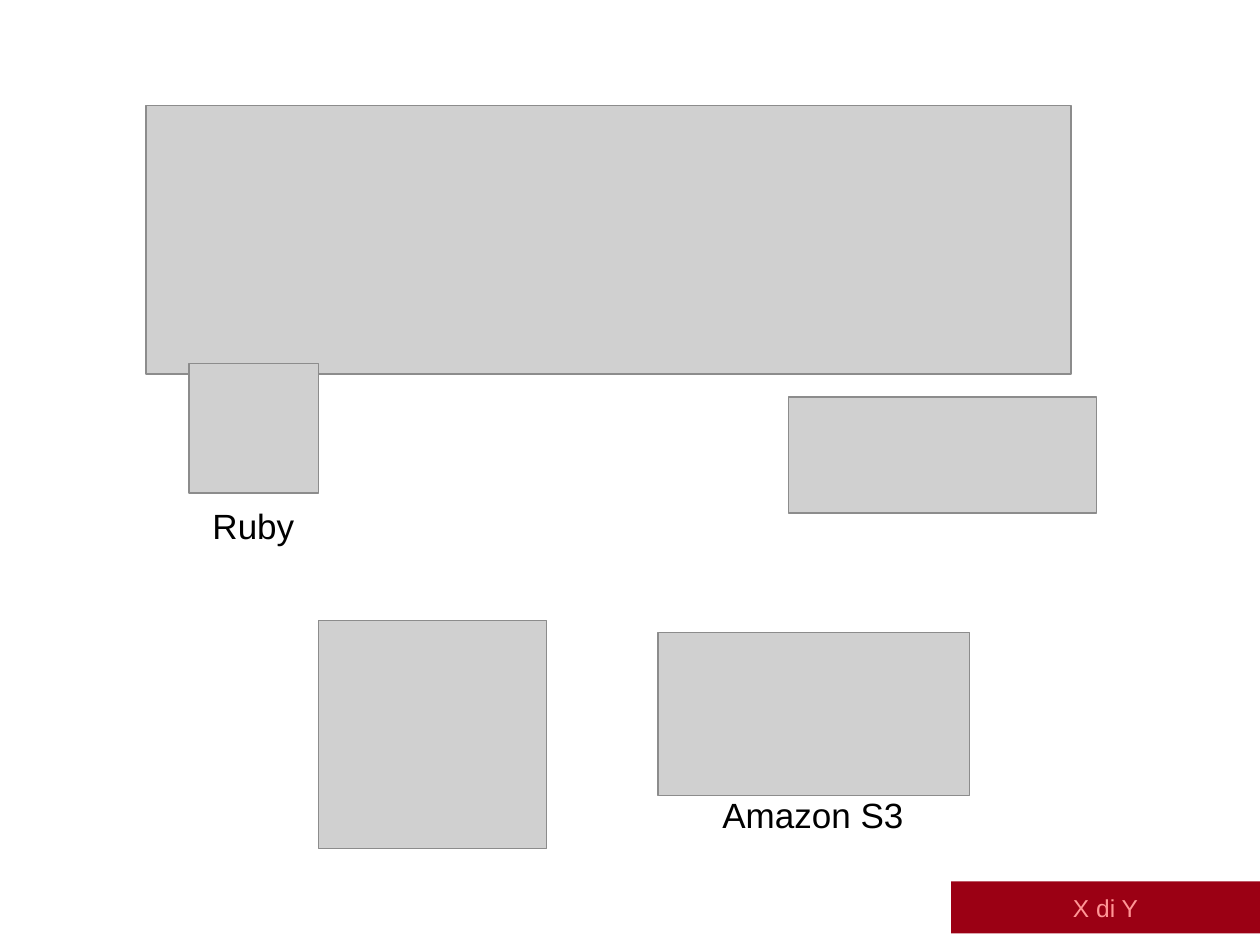
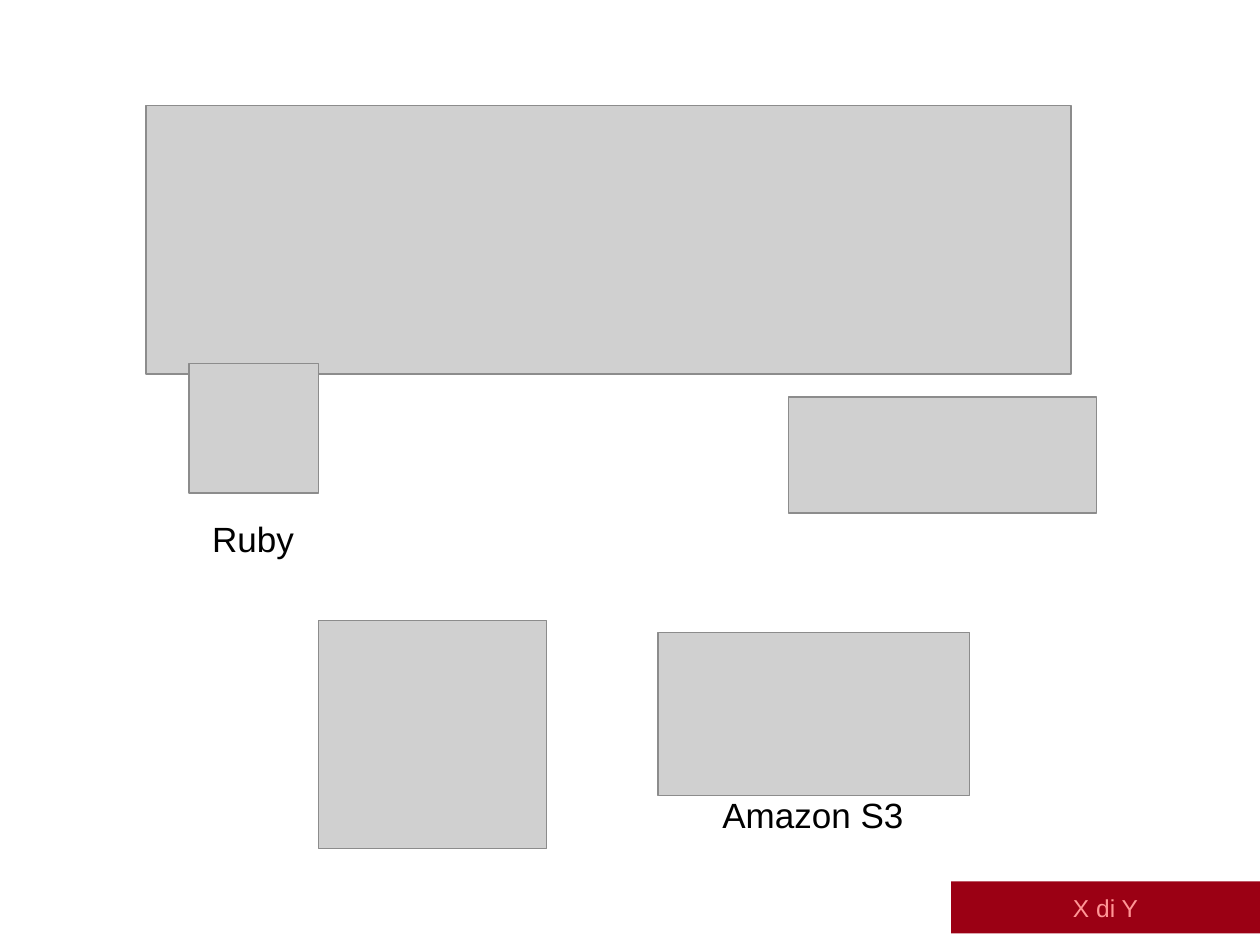
Before and after one commit to albertolazari/tesi, a slide deck: slide 5 of src/presentazione/slide-discussione.pptx. Drawn at 1260x945 pixels with LibreOffice and Linux fonts; fonts in the diff are those of the drawing; grey boxes stand for pictures; background and template pictures are left out. Boxes give left, top, right and bottom in pixels: in the first picture for what was removed or moved away, otherwise in the second. Text is boxed around its words. In the diff, an @@ line names an element or a change of style, - is before the commit and + after.

```diff
--- a/src/presentazione/slide-discussione.pptx
+++ b/src/presentazione/slide-discussione.pptx
@@ text "Ruby": place and size @@
-text "Ruby" at bbox=[212, 513, 294, 546]
+text "Ruby" at bbox=[212, 526, 294, 559]
```
Also in this commit, not shown: 1 other slide changed, 3 slides added.
